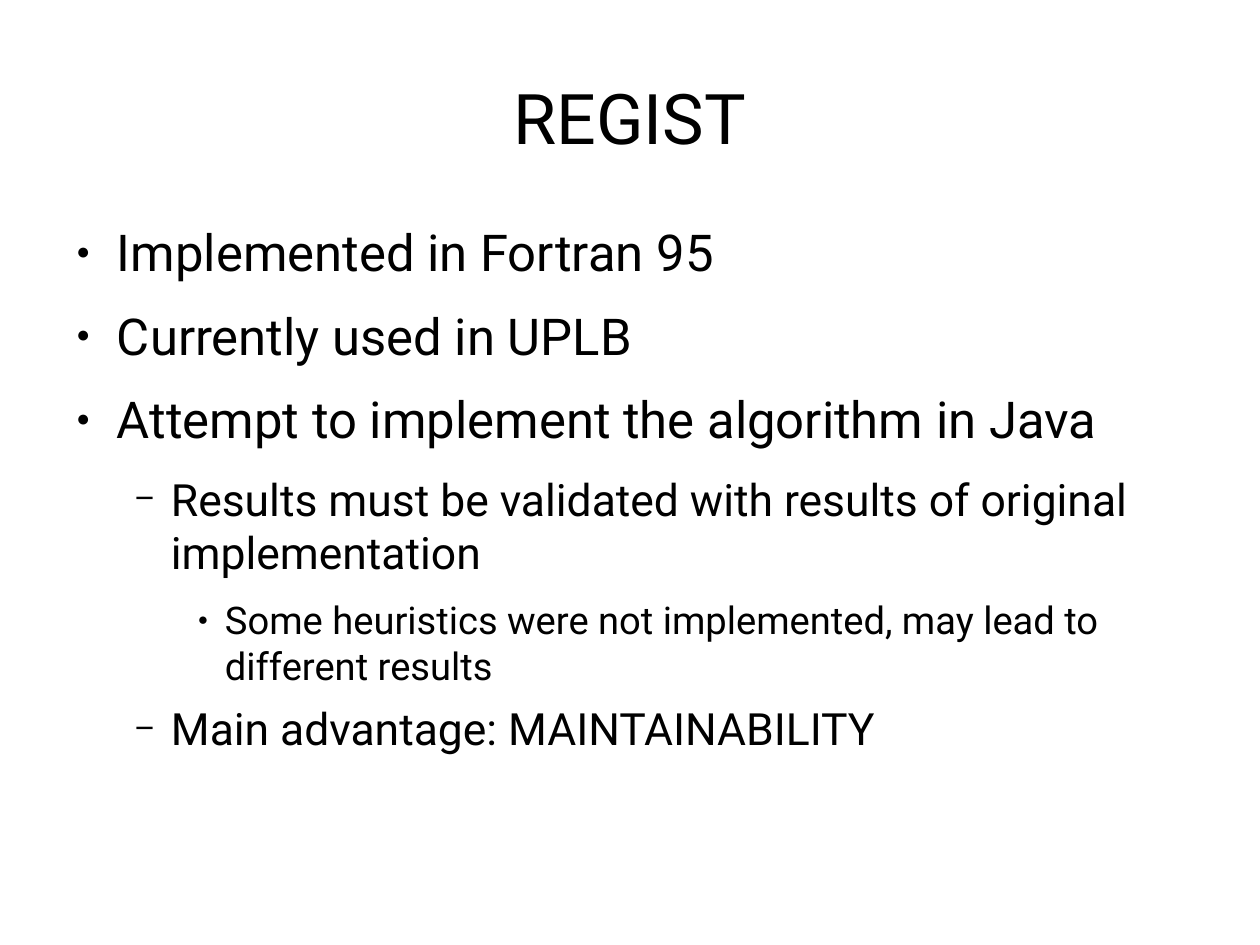
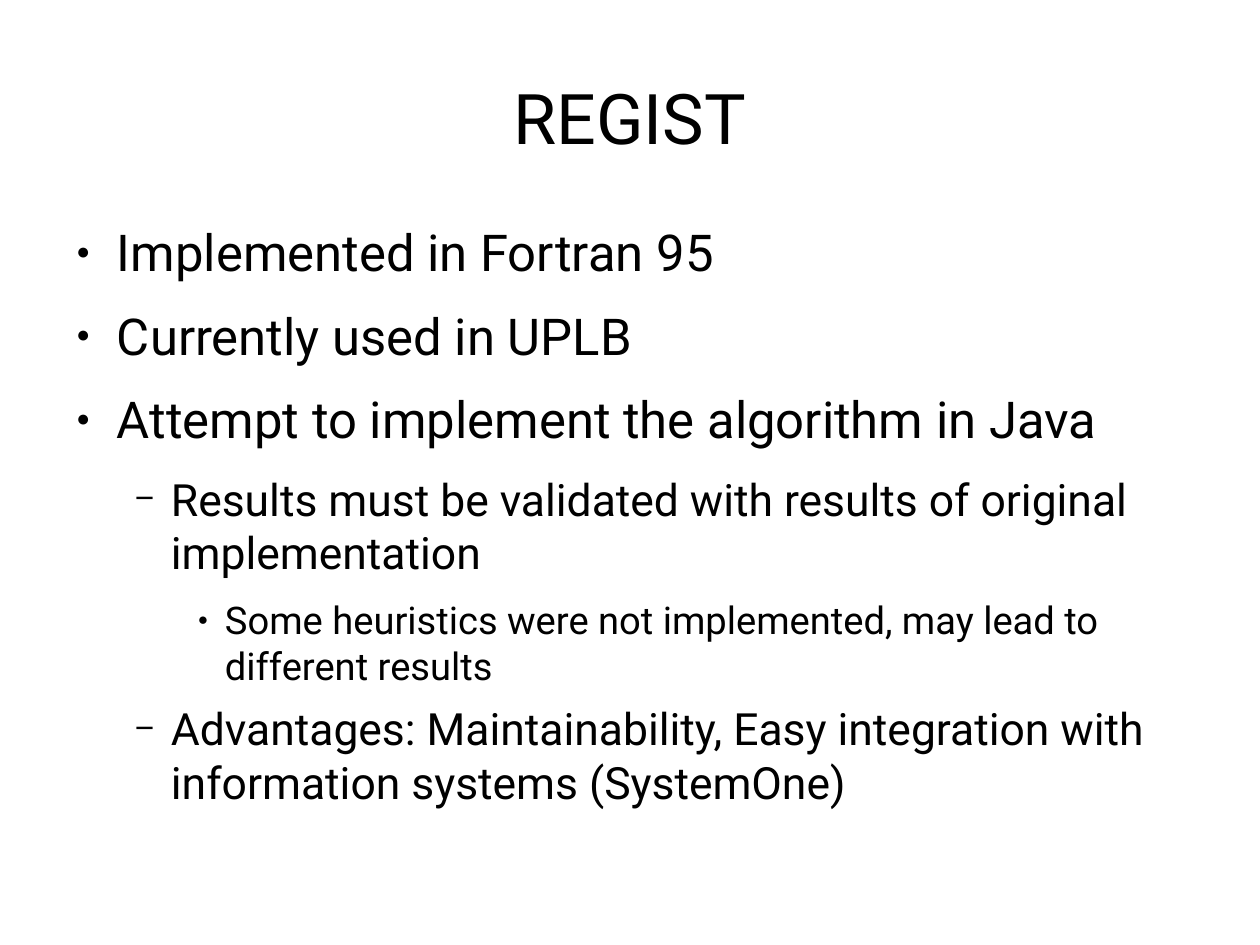
Before and after one commit to jachermocilla/jach-homepage, a slide deck: slide 20 of seminar-2008.odp. Drawn at 1260x945 pixels with LibreOffice and Linux fonts; fonts in the diff are those of the drawing. Boxes give left, top, right and bottom in pixels: in the first picture for what was removed or moved away, otherwise in the second. Text is boxed around its words. In the diff, an @@ line names an element or a change of style, - is before the commit and + after.

```diff
--- a/seminar-2008.odp
+++ b/seminar-2008.odp
@@ text at (171, 711, 1143, 809): text changed @@
-  − Main advantage: MAINTAINABILITY
+  − Advantages: Maintainability, Easy integration with information systems (SystemOne)
```
Also in this commit, not shown: 8 other slides changed, 1 slide added.
